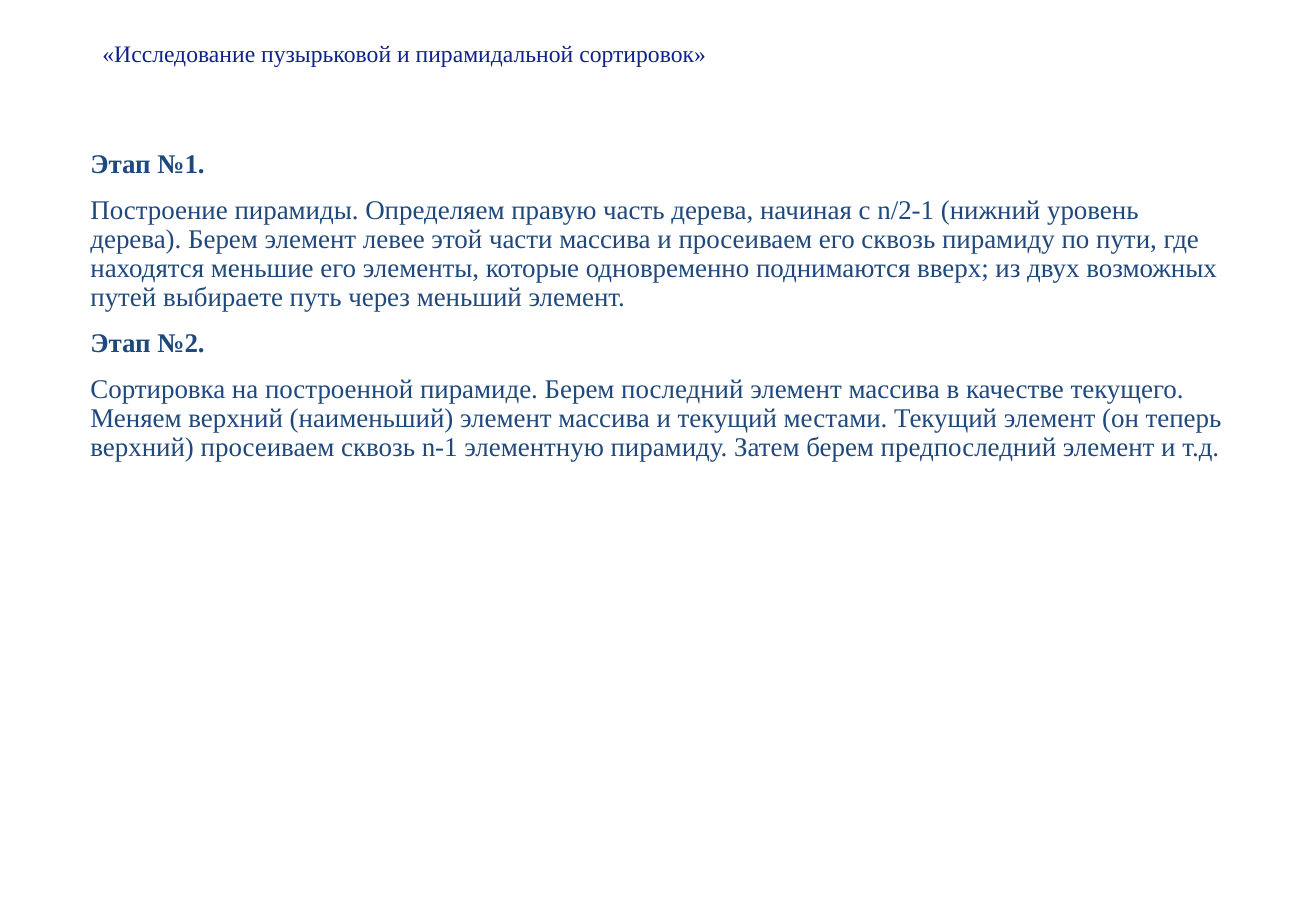
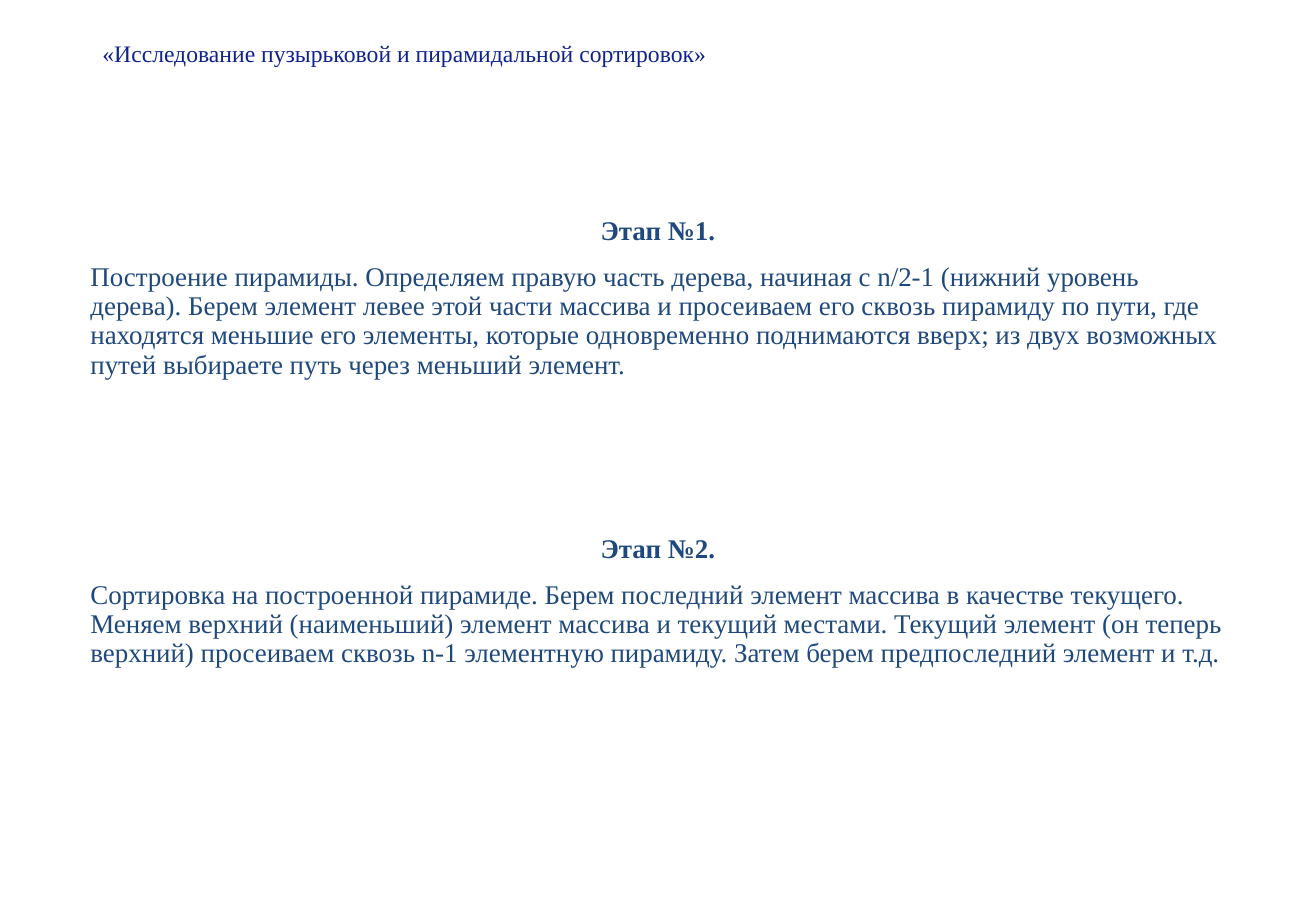
Before and after one commit to glukhovsa/TeamDz, a slide deck: slide 10 of Презентация.pptx. Drawn at 1316x911 pixels with LibreOffice and Linux fonts; fonts in the diff are those of the drawing. Boxes give left, top, right and bottom in pixels: in the first picture for what was removed or moved away, otherwise in the second. Text is boxed around its words. In the diff, an @@ line names an element or a change of style, - is before the commit and + after.

```diff
--- a/Презентация.pptx
+++ b/Презентация.pptx
@@ subtitle "Этап №1.": place and size @@
-subtitle "Этап №1." at <box>90,155,1222,462</box>
+subtitle "Этап №1." at <box>90,267,1222,667</box>
@@ subtitle at <box>601,540,715,559</box>: alignment left to centre @@
```
Also in this commit, not shown: 5 other slides changed, 5 slides added, 3 other files.
